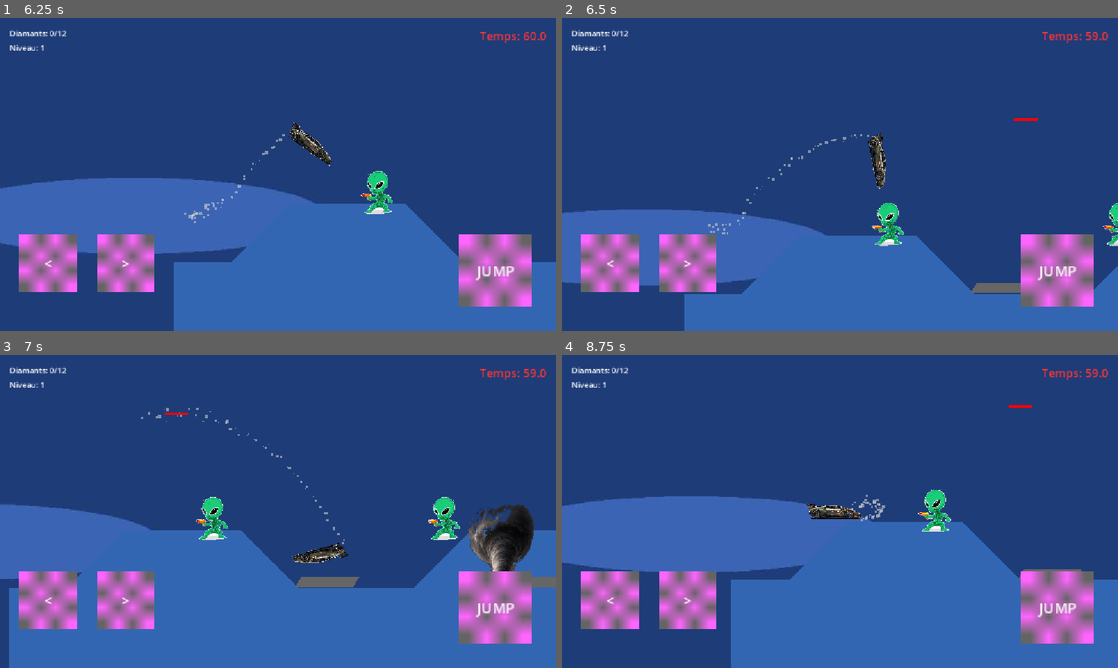
Above: before the commit, frames 1-4 (two rows, left to right).
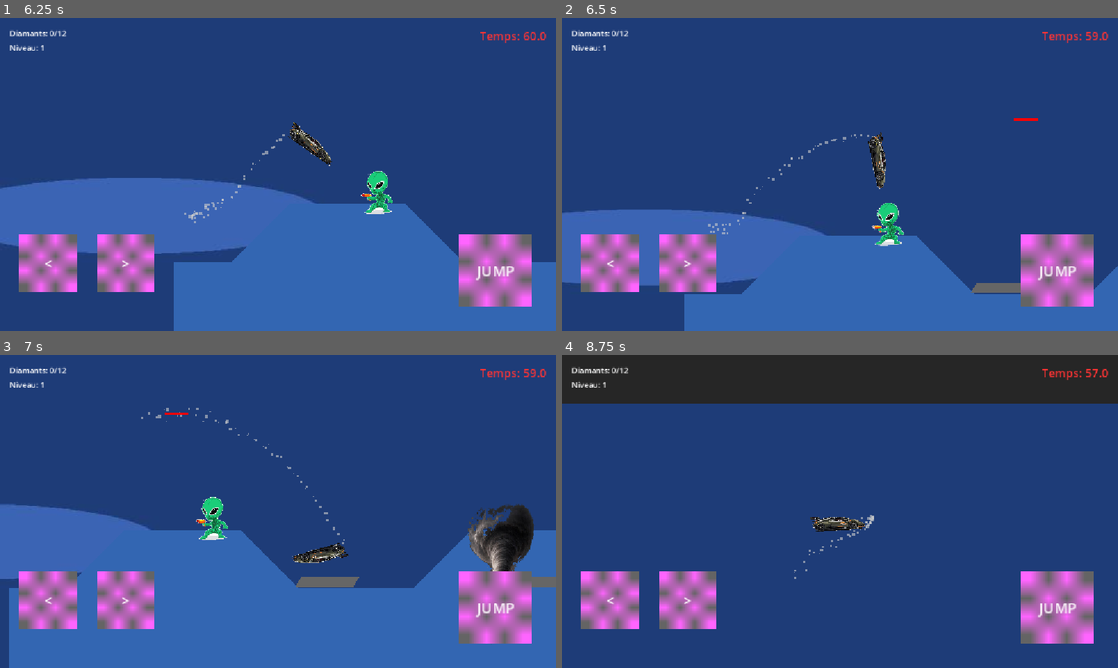
Above: after the commit, the same moments.

Repository: bergalli/louis
Game: Godot game, scene res://scenes/levels/Level12.tscn
Same seed, same stepped clock (60 frames per second), same inputs: the game is played once before the commit and once after it. This scene is started directly instead of the project's main scene.
Inputs (mouse positions are in pixels of both pictures, inside the frame that each line leads up to):
- Up to frame 1 (6.25 s): tap Enter (ui_accept) at 0.5, 0.77, 1.52, 3.02, 3.77, 4.52, 6.02 s; move the mouse to (250, 237) at 0.52 s; hold Right (ui_right) 0.53-2.03 s; click (250, 237) at 0.67 s; move the mouse to (444, 221) at 1.27 s; click (444, 221) at 1.42 s; move the mouse to (111, 127) at 2.02 s; hold Left (ui_left) 2.03-4.28 s; click (111, 127) at 2.17 s; move the mouse to (305, 174) at 2.77 s; click (305, 174) at 2.92 s; move the mouse to (194, 96) at 3.52 s; click (194, 96) at 3.67 s; move the mouse to (400, 158) at 4.27 s; hold Right (ui_right) from 4.28 s (still down); click (400, 158) at 4.42 s; move the mouse to (166, 190) at 5.02 s; click (166, 190) at 5.17 s; move the mouse to (333, 105) at 5.77 s; click (333, 105) at 5.92 s
- Up to frame 2 (6.5 s): keep holding Right (ui_right)
- Up to frame 3 (7 s): keep holding Right (ui_right); move the mouse to (250, 574) at 6.52 s; click (250, 574) at 6.67 s; tap Enter (ui_accept) at 6.77 s
- Up to frame 4 (8.75 s): move the mouse to (1006, 558) at 7.27 s; click (1006, 558) at 7.42 s; tap Enter (ui_accept) at 7.52 s; move the mouse to (673, 464) at 8.02 s; release Right (ui_right) at 8.03 s; hold Left (ui_left) from 8.03 s (still down); click (673, 464) at 8.17 s

Frame 1 is identical in both runs. In frame 2, 0.2% of the frame differs, in the area x 97-100%, y 59-73%; in frame 3, 0.5%; in frame 4, 50%, in the area x 0-100%, y 0-100%.

Commit message:
fix sound deployment

Diff:
--- a/project.godot
+++ b/project.godot
@@ -39,5 +39,6 @@
 
 [rendering]
 
-renderer/rendering_method="mobile"
+renderer/rendering_method="gl_compatibility"
+renderer/rendering_method.mobile="gl_compatibility"
 environment/defaults/default_clear_color=Color(0.14902, 0.14902, 0.14902, 1)
--- a/scenes/levels/Level12.tscn
+++ b/scenes/levels/Level12.tscn
@@ -57,7 +57,7 @@
 position = Vector2(350, 380)
 
 [node name="Martian2" parent="." instance=ExtResource("9_martian")]
-position = Vector2(750, 380)
+position = Vector2(1700, 380)
 
 [node name="Martian3" parent="." instance=ExtResource("9_martian")]
 position = Vector2(1150, 380)
--- a/scripts/MusicManager.gd
+++ b/scripts/MusicManager.gd
@@ -8,9 +8,9 @@
 	music_player = AudioStreamPlayer.new()
 	add_child(music_player)
 
-	# On charge la musique si elle existe
+	# On charge la musique
 	var music_path = "res://assets/audio/gladiator.mp3"
-	if FileAccess.file_exists(music_path):
+	if ResourceLoader.exists(music_path):
 		var stream = load(music_path)
 		# S'assurer que la musique boucle (en Godot 4, cela se fait sur le stream)
 		if stream is AudioStreamMP3:
@@ -19,7 +19,13 @@
 		music_player.bus = "Master"
 		music_player.play()
 	else:
-		print("En attente du fichier : assets/audio/gladiator.mp3")
+		print("Fichier de musique non trouvé : " + music_path)
+
+func _input(event):
+	# Sur le Web, l'audio est souvent bloqué jusqu'à une interaction utilisateur
+	if (event is InputEventMouseButton or event is InputEventScreenTouch or event is InputEventKey) and event.is_pressed():
+		if music_player and music_player.stream and not music_player.playing:
+			music_player.play()
 
 func play_music():
 	if music_player.stream and not music_player.playing:
